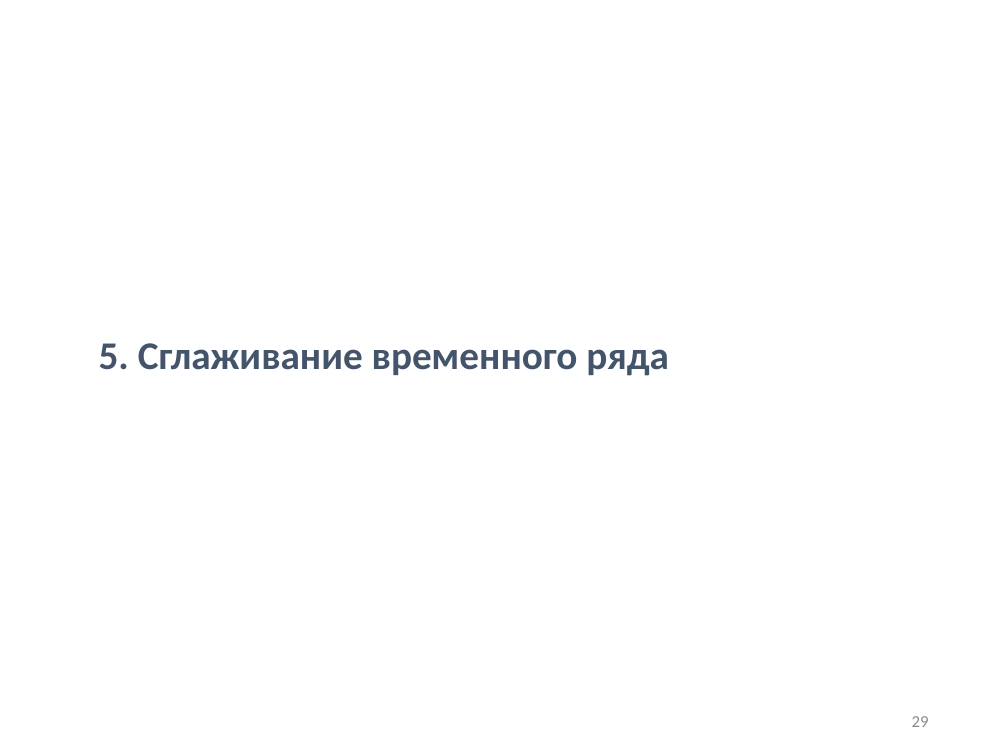
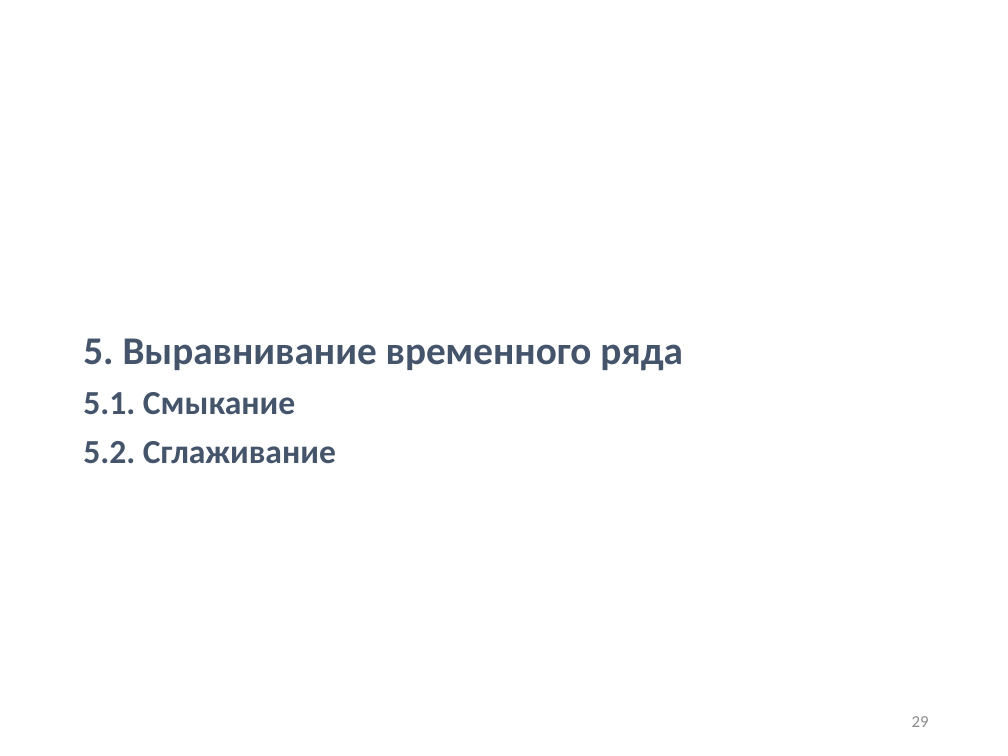
Before and after one commit to x7am/ODMExcel, a slide deck: slide 29 of Topic 2/Лекция Техн обраб временных рядов.pptx. Drawn at 1008x756 pixels with LibreOffice and Linux fonts; fonts in the diff are those of the drawing; background and template pictures are left out. Boxes give left, top, right and bottom in pixels: in the first picture for what was removed or moved away, otherwise in the second. Text is boxed around its words. In the diff, an @@ line names an element or a change of style, - is before the commit and + after.

```diff
--- a/Topic 2/Лекция Техн обраб временных рядов.pptx
+++ b/Topic 2/Лекция Техн обраб временных рядов.pptx
@@ text at bbox=[83, 338, 683, 464]: text changed @@
-5. Сглаживание временного ряда
+5. Выравнивание временного ряда
+5.1. Смыкание
+5.2. Сглаживание
```
Also in this commit, not shown: 1 other slide changed, 4 slides added.
